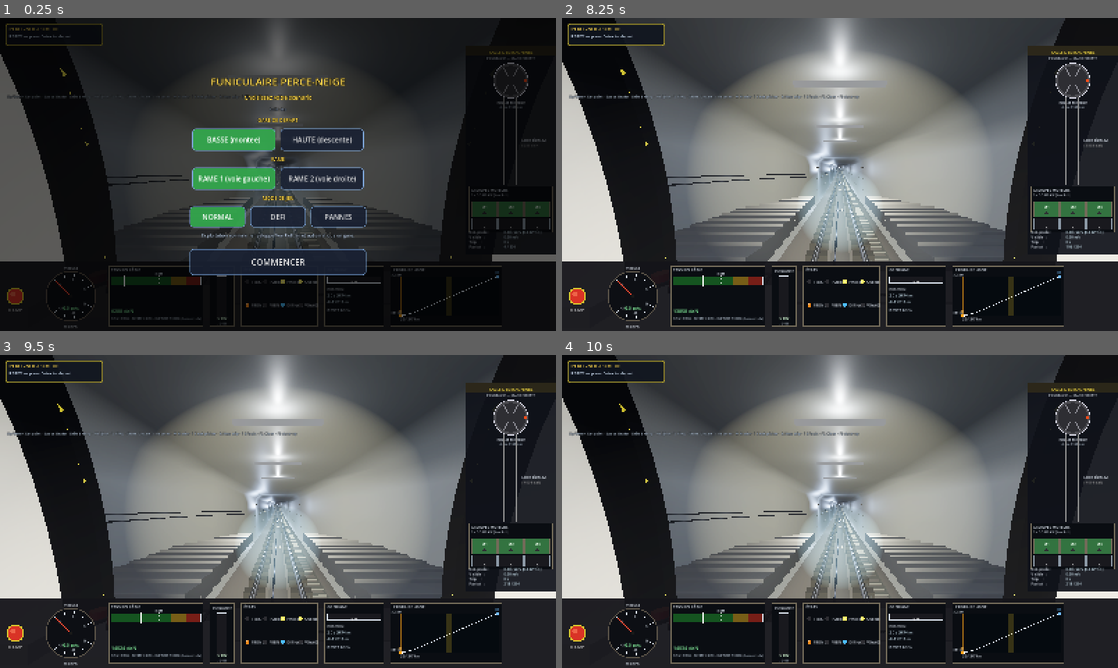
Above: before the commit, frames 1-4 (two rows, left to right).
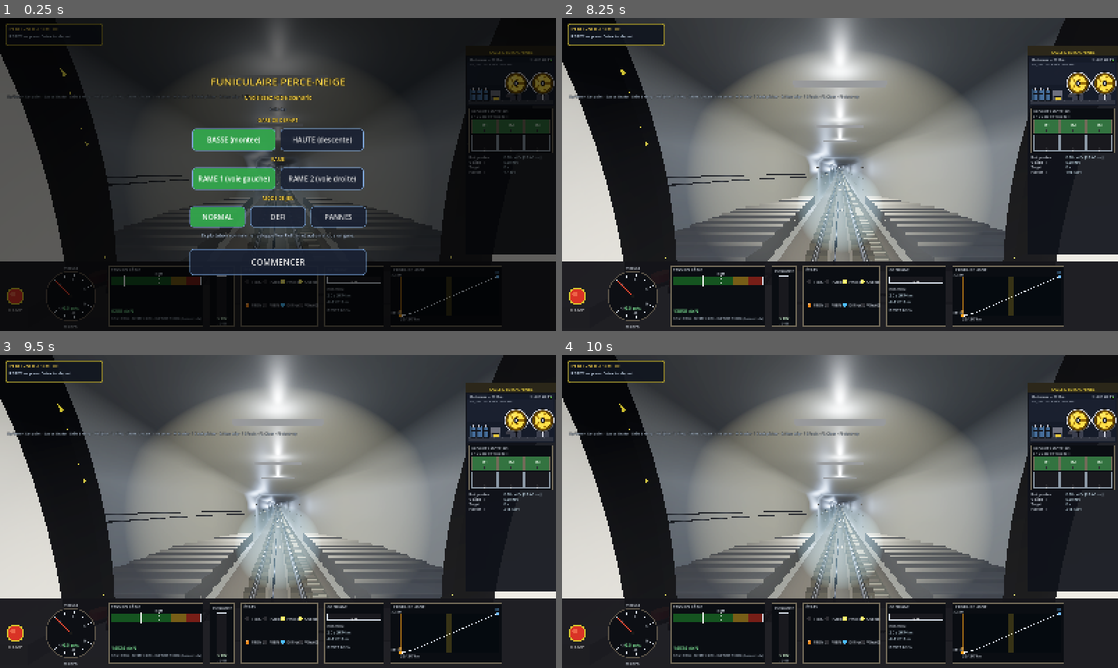
Above: after the commit, the same moments.

Repository: ARP273-ROSE/perce-neige-sim
Game: Godot game, scene res://scenes/main.tscn
The game is run twice, just before and just after one commit, with the same random seed, the same clock (stepped at 60 frames per second) and the same inputs. Sound files missing from this copy of the repository are replaced by a short silence.
Inputs (mouse positions are in pixels of both pictures, inside the frame that each line leads up to):
- Up to frame 1 (0.25 s): no input
- Up to frame 2 (8.25 s): click "NORMAL" at 0.5 s; click "NORMAL" at 1.25 s; click "BASSE (montee)" at 2 s; click "HAUTE (descente)" at 2.75 s; click "RAME 1 (voie gauche)" at 3.5 s; click "RAME 2 (voie droite)" at 4.25 s; click "DEFI" at 5 s; click "NORMAL" at 5.75 s; click "PANNES" at 6.5 s; click "NORMAL" at 7.25 s; click "COMMENCER" at 8 s
- Up to frame 3 (9.5 s): tap Enter (ready_depart) at 8.75 s; move the mouse to (400, 495) at 8.77 s; hold Up (speed_up) from 8.78 s (still down); tap Shift (emergency) at 8.85 s; click (400, 495) at 8.92 s
- Up to frame 4 (10 s): release Up (speed_up) at 9.5 s; tap Enter (ready_depart) at 9.5 s; drag from (728, 527) to (812, 574) at 9.52 s

The runs differ from the first frame. In frame 1, 2.7% of the frame differs, in the area x 84-100%, y 12-74%; in frame 2, 3.5%; in frame 3, 3.5%; in frame 4, 3.5%.

Commit message:
PWA : salle des machines refondue comme celle du PC
Vue en coupe de la machinerie de la gare amont portee de
_draw_motor_room : 3 moteurs DC teintes par la charge, reducteur, arbre,
deux poulies jaunes Von Roll (motrice + deviation) tournant a omega = v/r
et s'inversant a la descente, cable en huit avec repere qui defile, LED de
puissance, lectures diametre / tr/min / vitesse cable ; groupes moteurs et
lectures en dessous.

Diff:
--- a/godot_project/scripts/machine_room_panel.gd
+++ b/godot_project/scripts/machine_room_panel.gd
@@ -1,20 +1,30 @@
 class_name MachineRoomPanel
 extends Control
-## Panneau "salle des machines" — colonne de droite (260×600).
-## Schéma visuel temps réel de l'installation Von Roll en gare amont :
-##   - Poulie motrice ∅4160mm (rotation animée)
-##   - Câble Fatzer ∅52mm (2 brins, tension affichée)
-##   - 3 moteurs DC 800kW (groupe 1/2/3, état + puissance par groupe)
-##   - Indicateurs : ω rad/s, V cabine, T daN, P_total kW
+## Panneau « salle des machines » — colonne de droite.
+##
+## Refonte 2026-09-27 (retour d'essai : « comme la représentation du PC,
+## avec les deux roues jaunes qui tournent et tout ») : vue en coupe de la
+## machinerie de la gare amont, portée de _draw_motor_room du programme PC —
+## 3 moteurs DC teintés par la charge, réducteur, arbre, DEUX POULIES JAUNES
+## Von Roll (motrice + déviation) qui tournent à ω = v / r et s'inversent à
+## la descente, câble en huit qui les enlace avec un repère qui défile, LED de
+## puissance, lectures ∅ / tr/min / vitesse câble. En dessous : les trois
+## groupes moteurs avec leurs barres de puissance, puis rotation, vitesse
+## câble, temps de trajet et passagers.
 
 @export var panel_width: float = 260.0
 @export var bg_color: Color = Color(0.06, 0.07, 0.10, 0.92)
 @export var bezel_color: Color = Color(0.45, 0.42, 0.35)
 @export var label_color: Color = Color(0.85, 0.88, 0.92)
 
+const SHEAVE_R_M: float = 2.1          # rayon réel des poulies (∅ 4,2 m)
+const ROOM_W_REF: float = 272.0        # largeur de référence du dessin PC
+const ROOM_H_REF: float = 150.0        # hauteur de référence du dessin PC
+
 var physics: TrainPhysics = null
 var fault_manager: FaultManager = null
 var _pulley_angle: float = 0.0
+var _redraw_accum: float = 0.0
 
 
 func _ready() -> void:
@@ -37,14 +47,11 @@
 
 # Redraw à ~15 Hz (cf. cockpit_panel) — l'angle de poulie continue de
 # s'intégrer à chaque frame pour rester exact, seul l'affichage est throttlé.
-var _redraw_accum: float = 0.0
-
-
 func _process(delta: float) -> void:
 	if physics != null:
-		# Anime la poulie motrice : ω = v / r_pulley (radius 2.08m)
-		var omega: float = physics.v / 2.08
-		_pulley_angle += omega * delta * float(physics.direction)
+		# Les deux poulies tournent à ω = v / r (r = 2,1 m) et s'inversent
+		# avec le sens de marche : c'est le même câble.
+		_pulley_angle += physics.v / SHEAVE_R_M * delta * float(physics.direction)
 	_redraw_accum += delta
 	if _redraw_accum >= 1.0 / 15.0:
 		_redraw_accum = 0.0
@@ -57,83 +64,209 @@
 	var w: float = size.x
 	var h: float = size.y
 
-	# Fond + bezel
+	# Fond + bezel + bandeau doré
 	draw_rect(Rect2(Vector2.ZERO, Vector2(w, h)), bg_color, true)
 	draw_rect(Rect2(Vector2.ZERO, Vector2(w, h)), bezel_color, false, 2.0)
-	# Header doré
 	draw_rect(Rect2(Vector2.ZERO, Vector2(w, 28.0)), Color(0.18, 0.16, 0.10, 0.92), true)
 	_draw_text_center(Vector2(w * 0.5, 18.0), "SALLE DES MACHINES", 12, Color(0.95, 0.85, 0.25))
-	_draw_text_center(Vector2(w * 0.5, 36.0), "PANORAMIC — GRANDE MOTTE", 9, Color(0.75, 0.78, 0.82))
-
-	# 1. Poulie motrice (top, ∅4160mm)
-	var pulley_cx: float = w * 0.50
-	var pulley_cy: float = 100.0
-	var pulley_r: float = 50.0
-	_draw_pulley(pulley_cx, pulley_cy, pulley_r)
-
-	# 2. Câble (2 brins descendants depuis la poulie)
-	var cable_top_y: float = pulley_cy + pulley_r
-	var cable_bot_y: float = h - 200.0
-	var cable_left_x: float = pulley_cx - 18.0
-	var cable_right_x: float = pulley_cx + 18.0
-	var t_cur: float = physics.tension_dan_disp
-	# Le nominal (22 500) est la tension de SERVICE — le câble ne passe
-	# orange qu'à l'ALERTE (28 000) et rouge en zone rouge (35 000).
-	var cable_color: Color = Color(0.55, 0.55, 0.55)
-	if t_cur >= PNConstants.T_RED_DAN:
-		cable_color = Color(1.0, 0.30, 0.20)
-	elif t_cur >= PNConstants.T_WARN_DAN:
-		cable_color = Color(1.0, 0.80, 0.30)
-	# Ligne brin gauche (vers cabine 1)
-	draw_line(Vector2(cable_left_x, cable_top_y), Vector2(cable_left_x, cable_bot_y), cable_color, 4.0)
-	# Ligne brin droite (vers cabine 2)
-	draw_line(Vector2(cable_right_x, cable_top_y), Vector2(cable_right_x, cable_bot_y), cable_color, 4.0)
-	# Annotation tension
-	_draw_text(Vector2(pulley_cx + 30.0, (cable_top_y + cable_bot_y) * 0.5),
-		"Cable diam. 52", 10, label_color)
-	_draw_text(Vector2(pulley_cx + 30.0, (cable_top_y + cable_bot_y) * 0.5 + 15.0),
-		"%.0f daN" % t_cur, 11, cable_color)
-
-	# 3. Bloc des 3 moteurs DC en bas
-	_draw_motor_bank(10.0, h - 195.0, w - 20.0, 130.0)
-
-	# 4. Stats résumées (encart bas)
-	var stats_y: float = h - 60.0
-	_draw_text(Vector2(10.0, stats_y), "Rot. poulie :", 10, label_color)
-	var omega: float = physics.v / 2.08
+
+	# 1. Vue en coupe de la machinerie (portée du PC)
+	var room_w: float = w - 8.0
+	var room: Rect2 = Rect2(Vector2(4.0, 32.0), Vector2(room_w, ROOM_H_REF * room_w / ROOM_W_REF))
+	_draw_room(room)
+
+	# 2. Bloc des 3 groupes moteurs
+	var y_bank: float = room.end.y + 8.0
+	var bank_h: float = minf(130.0, maxf(90.0, h - y_bank - 70.0))
+	_draw_motor_bank(10.0, y_bank, w - 20.0, bank_h)
+
+	# 3. Lectures
+	var stats_y: float = y_bank + bank_h + 16.0
+	if stats_y + 44.0 > h:
+		return
+	var omega: float = absf(physics.v) / SHEAVE_R_M
+	_draw_text(Vector2(10.0, stats_y), "Rot. poulies :", 10, label_color)
 	_draw_text(Vector2(110.0, stats_y), "%.2f rad/s  (%.1f tr/min)" %
-		[absf(omega), absf(omega) * 60.0 / TAU], 10, Color(0.85, 0.95, 1.0))
+		[omega, omega * 60.0 / TAU], 10, Color(0.85, 0.95, 1.0))
 	_draw_text(Vector2(10.0, stats_y + 14.0), "V câble   :", 10, label_color)
 	_draw_text(Vector2(110.0, stats_y + 14.0), "%.2f m/s" % absf(physics.v), 10, Color(0.85, 0.95, 1.0))
-	_draw_text(Vector2(10.0, stats_y + 28.0), "Trip      :", 10, label_color)
-	_draw_text(Vector2(110.0, stats_y + 28.0),
-		"%.0f s" % physics.trip_time, 10, Color(0.85, 0.95, 1.0))
+	_draw_text(Vector2(10.0, stats_y + 28.0), "Trajet    :", 10, label_color)
+	_draw_text(Vector2(110.0, stats_y + 28.0), "%.0f s" % physics.trip_time, 10, Color(0.85, 0.95, 1.0))
 	_draw_text(Vector2(10.0, stats_y + 42.0), "Pax tot   :", 10, label_color)
 	_draw_text(Vector2(110.0, stats_y + 42.0),
 		"%d / %d" % [physics.pax(), PNConstants.PAX_MAX], 10, Color(0.85, 0.95, 1.0))
 
 
-func _draw_pulley(cx: float, cy: float, r: float) -> void:
-	# Hub central (axe)
-	draw_circle(Vector2(cx, cy), r * 0.16, Color(0.12, 0.12, 0.12))
-	# Disque principal
-	draw_circle(Vector2(cx, cy), r, Color(0.30, 0.30, 0.32))
-	# Bord brillant
-	draw_circle(Vector2(cx, cy), r, Color(0.85, 0.85, 0.90), false, 2.0)
-	# Disque intérieur plus sombre
-	draw_circle(Vector2(cx, cy), r * 0.85, Color(0.18, 0.18, 0.20))
-	# 6 rayons (rotation animée)
-	for i in range(6):
-		var ang: float = _pulley_angle + float(i) * TAU / 6.0
-		var p1: Vector2 = Vector2(cx + cos(ang) * r * 0.20, cy + sin(ang) * r * 0.20)
-		var p2: Vector2 = Vector2(cx + cos(ang) * r * 0.85, cy + sin(ang) * r * 0.85)
-		draw_line(p1, p2, Color(0.55, 0.55, 0.58), 3.0)
-	# Marqueur de rotation (dot rouge sur la jante)
-	var marker_ang: float = _pulley_angle
-	draw_circle(Vector2(cx + cos(marker_ang) * r * 0.85, cy + sin(marker_ang) * r * 0.85), 5.0, Color(1.0, 0.30, 0.10))
-	# Label dimensions
-	_draw_text_center(Vector2(cx, cy + r + 14.0), "POULIE MOTRICE", 10, label_color)
-	_draw_text_center(Vector2(cx, cy + r + 26.0), "diam. 4160 mm", 9, Color(0.65, 0.70, 0.75))
+## Vue en coupe de la machinerie : port fidèle de _draw_motor_room (PC),
+## toutes les cotes à l'échelle k = largeur / 272.
+func _draw_room(rect: Rect2) -> void:
+	var k: float = rect.size.x / ROOM_W_REF
+	var x0: float = rect.position.x
+	var y0: float = rect.position.y
+	draw_rect(rect, Color(22.0 / 255.0, 28.0 / 255.0, 42.0 / 255.0, 0.94), true)
+	draw_rect(rect, bezel_color, false, 1.5)
+	# lueur de fond (mur de béton)
+	draw_rect(Rect2(x0 + 2.0, y0 + 16.0, rect.size.x - 4.0, rect.size.y * 0.45),
+		Color(32.0 / 255.0, 38.0 / 255.0, 54.0 / 255.0, 0.45), true)
+
+	# En-tête et lectures
+	var dim: Color = Color(0.62, 0.66, 0.72)
+	_draw_text(Vector2(x0 + 8.0, y0 + 12.0), "Machinerie — 3032 m", 9, label_color)
+	_draw_text_right(Vector2(rect.end.x - 8.0, y0 + 12.0), "3 × 800 kW DC", 9, label_color)
+	var v_abs: float = absf(physics.v)
+	var rpm: float = v_abs / (TAU * SHEAVE_R_M) * 60.0
+	_draw_text(Vector2(x0 + 8.0, y0 + 25.0), "∅ 4,2 m   %5.1f tr/min   v %4.1f m/s" % [rpm, v_abs], 8, dim)
+
+	# Sol de la machinerie, hachuré
+	var floor_y: float = rect.end.y - 16.0 * k
+	draw_rect(Rect2(x0 + 4.0, floor_y, rect.size.x - 8.0, 12.0 * k), Color(48.0 / 255.0, 52.0 / 255.0, 64.0 / 255.0), true)
+	draw_rect(Rect2(x0 + 4.0, floor_y, rect.size.x - 8.0, 12.0 * k), Color(18.0 / 255.0, 18.0 / 255.0, 22.0 / 255.0), false, 1.0)
+	for i in range(10):
+		var hx: float = x0 + 6.0 + float(i) * (rect.size.x - 12.0) / 10.0
+		draw_line(Vector2(hx, floor_y + 2.0 * k), Vector2(hx + 4.0 * k, floor_y + 10.0 * k),
+			Color(70.0 / 255.0, 74.0 / 255.0, 86.0 / 255.0), 1.0)
+
+	# Charge → teinte des moteurs (bleu → rouge)
+	var load: float = clampf(physics.power_kw_disp / (PNConstants.P_MAX / 1000.0), 0.0, 1.0)
+	var motor_body: Color = Color((70.0 + 150.0 * load) / 255.0, (110.0 - 55.0 * load) / 255.0,
+		(155.0 - 90.0 * load) / 255.0)
+
+	# 3 moteurs DC côte à côte
+	var m_w: float = 16.0 * k
+	var m_h: float = 36.0 * k
+	for i in range(3):
+		var mx: float = x0 + 10.0 * k + float(i) * (m_w + 4.0 * k)
+		var my: float = floor_y - m_h
+		draw_rect(Rect2(mx + 1.0, my + 2.0, m_w, m_h), Color(6.0 / 255.0, 8.0 / 255.0, 12.0 / 255.0, 0.65), true)
+		draw_rect(Rect2(mx, my, m_w, m_h), motor_body, true)
+		draw_rect(Rect2(mx, my, m_w * 0.35, m_h), motor_body.darkened(0.30), true)
+		draw_rect(Rect2(mx, my, m_w, m_h), Color(15.0 / 255.0, 15.0 / 255.0, 20.0 / 255.0), false, 1.0)
+		for kk in range(5):
+			var fy: float = my + 4.0 * k + float(kk) * 6.0 * k
+			draw_line(Vector2(mx + 2.0, fy), Vector2(mx + m_w - 2.0, fy), Color(18.0 / 255.0, 18.0 / 255.0, 22.0 / 255.0), 1.0)
+		draw_circle(Vector2(mx + m_w * 0.5, my + 1.0), 3.0 * k, Color(190.0 / 255.0, 190.0 / 255.0, 200.0 / 255.0))
+
+	# Réducteur
+	var gx: float = x0 + 74.0 * k
+	var gy: float = floor_y - 30.0 * k
+	var gw: float = 30.0 * k
+	var gh: float = 30.0 * k
+	draw_rect(Rect2(gx, gy, gw, gh), Color(82.0 / 255.0, 85.0 / 255.0, 98.0 / 255.0), true)
+	draw_rect(Rect2(gx, gy, gw, gh * 0.5), Color(110.0 / 255.0, 112.0 / 255.0, 126.0 / 255.0), true)
+	draw_rect(Rect2(gx, gy, gw, gh), Color(18.0 / 255.0, 18.0 / 255.0, 22.0 / 255.0), false, 1.2)
+	for kk in range(4):
+		var ry: float = gy + 5.0 * k + float(kk) * 7.0 * k
+		draw_line(Vector2(gx + 4.0 * k, ry), Vector2(gx + gw - 4.0 * k, ry), Color(25.0 / 255.0, 25.0 / 255.0, 30.0 / 255.0), 1.0)
+	draw_rect(Rect2(gx + 6.0 * k, gy + gh - 8.0 * k, gw - 12.0 * k, 6.0 * k), Color(230.0 / 255.0, 200.0 / 255.0, 60.0 / 255.0), true)
+
+	# Arbre réducteur → poulie motrice
+	var shaft_y: float = gy + gh * 0.5 + 2.0 * k
+	draw_line(Vector2(gx + gw, shaft_y), Vector2(gx + gw + 26.0 * k, shaft_y), Color(150.0 / 255.0, 150.0 / 255.0, 160.0 / 255.0), 4.0 * k)
+
+	# Deux poulies jaunes Von Roll : motrice (P1) et déviation (P2)
+	var R: float = 32.0 * k
+	var cx1: float = x0 + 152.0 * k
+	var cx2: float = cx1 + R * 2.6
+	var cy: float = floor_y - 52.0 * k
+	draw_line(Vector2(gx + gw + 22.0 * k, shaft_y), Vector2(cx1 - R * 0.15, cy), Color(90.0 / 255.0, 92.0 / 255.0, 105.0 / 255.0), 5.0 * k)
+	draw_rect(Rect2(gx + gw + 18.0 * k, shaft_y - 4.0 * k, 10.0 * k, 10.0 * k), Color(60.0 / 255.0, 60.0 / 255.0, 70.0 / 255.0), true)
+
+	# Paliers (derrière les roues)
+	for cx in [cx1, cx2]:
+		var ped: Rect2 = Rect2(cx - 18.0 * k, cy + R * 0.1, 36.0 * k, floor_y - (cy + R * 0.1))
+		draw_rect(ped, Color(60.0 / 255.0, 64.0 / 255.0, 79.0 / 255.0), true)
+		draw_rect(Rect2(ped.position, Vector2(ped.size.x, ped.size.y * 0.5)), Color(80.0 / 255.0, 84.0 / 255.0, 100.0 / 255.0), true)
+		draw_rect(ped, Color(20.0 / 255.0, 20.0 / 255.0, 24.0 / 255.0), false, 1.0)
+		for sx in [-1.0, 1.0]:
+			draw_circle(Vector2(cx + sx * 12.0 * k, ped.end.y - 4.0 * k), 1.5 * k, Color(180.0 / 255.0, 180.0 / 255.0, 190.0 / 255.0))
+
+	# Câble en huit : arc extérieur de P1, croisement, arc extérieur de P2,
+	# croisement — une seule polyligne fermée, tangentes lisses.
+	var cable_r: float = R + 2.0 * k
+	var half_d: float = (cx2 - cx1) * 0.5
+	var shadow: Color = Color(5.0 / 255.0, 5.0 / 255.0, 10.0 / 255.0, 0.8)
+	var core: Color = Color(215.0 / 255.0, 218.0 / 255.0, 228.0 / 255.0)
+	var t_cur: float = physics.tension_dan_disp
+	if t_cur >= PNConstants.T_RED_DAN:
+		core = Color(1.0, 0.30, 0.20)
+	elif t_cur >= PNConstants.T_WARN_DAN:
+		core = Color(1.0, 0.80, 0.30)
+	var pts: PackedVector2Array = PackedVector2Array()
+	if half_d > cable_r * 1.01:
+		var alpha: float = acos(clampf(cable_r / half_d, -1.0, 1.0))
+		var n: int = 40
+		for i in range(n + 1):
+			var th: float = alpha + (TAU - 2.0 * alpha) * float(i) / float(n)
+			pts.append(Vector2(cx1 + cable_r * cos(th), cy + cable_r * sin(th)))
+		for i in range(n + 1):
+			var th2: float = (PI - alpha) - (TAU - 2.0 * alpha) * float(i) / float(n)
+			pts.append(Vector2(cx2 + cable_r * cos(th2), cy + cable_r * sin(th2)))
+		pts.append(pts[0])
+		draw_polyline(pts, shadow, 5.0 * k, true)
+		draw_polyline(pts, core, 2.4 * k, true)
+
+	# Roues par-dessus (elles couvrent l'intérieur de la boucle, seul le
+	# croissant du câble sur la jante reste visible) ; P2 tourne en sens
+	# inverse, comme dans un huit.
+	_draw_bullwheel(cx1, cy, R, _pulley_angle, true, k)
+	_draw_bullwheel(cx2, cy, R, -_pulley_angle, false, k)
+
+	# Brins d'entrée et de sortie, verticaux vers le tunnel (sous le sol)
+	for col_w in [[shadow, 5.0 * k], [core, 2.4 * k]]:
+		draw_line(Vector2(cx1, floor_y + 1.0), Vector2(cx1, cy + cable_r), col_w[0], col_w[1])
+		draw_line(Vector2(cx2, cy + cable_r), Vector2(cx2, floor_y + 1.0), col_w[0], col_w[1])
+
+	# Repère qui défile sur le câble à v = ω · r_câble
+	if pts.size() > 2:
+		var total: float = 0.0
+		for i in range(pts.size() - 1):
+			total += pts[i].distance_to(pts[i + 1])
+		if total > 0.0:
+			var d: float = fposmod(_pulley_angle * cable_r, total)
+			var acc: float = 0.0
+			var mark: Vector2 = pts[0]
+			for i in range(pts.size() - 1):
+				var seg: float = pts[i].distance_to(pts[i + 1])
+				if acc + seg >= d:
+					mark = pts[i].lerp(pts[i + 1], (d - acc) / maxf(seg, 0.001))
+					break
+				acc += seg
+			draw_circle(mark, 3.0 * k, Color(20.0 / 255.0, 20.0 / 255.0, 28.0 / 255.0))
+			draw_arc(mark, 3.0 * k, 0.0, TAU, 16, Color(240.0 / 255.0, 240.0 / 255.0, 245.0 / 255.0), 0.8, true)
+
+	# LED de puissance : vert → rouge avec la charge
+	draw_circle(Vector2(rect.end.x - 12.0 * k, y0 + 12.0 * k), 3.5 * k,
+		Color((100.0 + 155.0 * load) / 255.0, (220.0 - 160.0 * load) / 255.0, 80.0 / 255.0))
+	draw_arc(Vector2(rect.end.x - 12.0 * k, y0 + 12.0 * k), 3.5 * k, 0.0, TAU, 16, Color(10.0 / 255.0, 10.0 / 255.0, 10.0 / 255.0), 1.0, true)
+
+
+## Une poulie Von Roll jaune signal : jante avec gorge, plateau clair,
+## cinq rayons qui tournent (nombre impair contre l'illusion de stroboscope),
+## moyeu ; un bout d'arbre à gauche sur la motrice.
+func _draw_bullwheel(cx: float, cy: float, r: float, angle: float, drive: bool, k: float) -> void:
+	var c: Vector2 = Vector2(cx, cy)
+	draw_circle(Vector2(cx + 1.5 * k, cy + 3.0 * k), r + k, Color(0.0, 0.0, 0.0, 0.6))
+	draw_circle(c, r, Color(225.0 / 255.0, 170.0 / 255.0, 25.0 / 255.0))
+	draw_arc(c, r - 0.75, 0.0, TAU, 64, Color(60.0 / 255.0, 42.0 / 255.0, 0.0), 1.5, true)
+	draw_arc(c, r - 2.6 * k, 0.0, TAU, 64, Color(110.0 / 255.0, 75.0 / 255.0, 0.0), 1.3, true)
+	draw_arc(c, r - 5.0 * k, 0.0, TAU, 64, Color(60.0 / 255.0, 42.0 / 255.0, 0.0), 0.8, true)
+	draw_circle(c, r * 0.82, Color(255.0 / 255.0, 225.0 / 255.0, 75.0 / 255.0))
+	draw_circle(c + Vector2(-r * 0.25, -r * 0.25), r * 0.45, Color(1.0, 0.95, 0.55, 0.35))
+	draw_arc(c, r * 0.82, 0.0, TAU, 64, Color(90.0 / 255.0, 60.0 / 255.0, 5.0 / 255.0), 1.0, true)
+	for kk in range(5):
+		var ang: float = angle + float(kk) * TAU / 5.0
+		var dirv: Vector2 = Vector2(cos(ang), sin(ang))
+		var p1: Vector2 = c + dirv * (r * 0.18)
+		var p2: Vector2 = c + dirv * (r * 0.78)
+		draw_line(p1, p2, Color(140.0 / 255.0, 95.0 / 255.0, 0.0), 4.0 * k, true)
+		draw_line(p1, p2, Color(255.0 / 255.0, 220.0 / 255.0, 60.0 / 255.0), 1.5 * k, true)
+		if kk == 0:
+			draw_circle(p2, 2.0 * k, Color(220.0 / 255.0, 60.0 / 255.0, 40.0 / 255.0))
+	draw_circle(c, r * 0.19, Color(75.0 / 255.0, 78.0 / 255.0, 92.0 / 255.0))
+	draw_arc(c, r * 0.19, 0.0, TAU, 32, Color(18.0 / 255.0, 18.0 / 255.0, 22.0 / 255.0), 1.5, true)
+	draw_circle(c, r * 0.08, Color(200.0 / 255.0, 200.0 / 255.0, 210.0 / 255.0))
+	if drive:
+		draw_rect(Rect2(cx - r - 4.0 * k, cy - 3.0 * k, 6.0 * k, 6.0 * k), Color(160.0 / 255.0, 160.0 / 255.0, 170.0 / 255.0), true)
 
 
 func _draw_motor_bank(x: float, y: float, w: float, h: float) -> void:
@@ -162,27 +295,27 @@
 	var motor_w: float = (w - 24.0) / 3.0
 	for i in range(3):
 		var mx: float = x + 8.0 + float(i) * (motor_w + 4.0)
-		var my: float = y + 44.0
-		var mh: float = h - 50.0
+		var my: float = y + 34.0
+		var mh: float = h - 40.0
 		# Corps moteur (vert Von Roll)
 		var motor_col: Color = Color(0.20, 0.45, 0.25)
 		if (motor_degraded and i == 2) or (motor_thermal and i == 0):
 			motor_col = Color(0.45, 0.20, 0.20)   # rouge si HS
-		draw_rect(Rect2(Vector2(mx, my), Vector2(motor_w, mh * 0.55)), motor_col, true)
-		draw_rect(Rect2(Vector2(mx, my), Vector2(motor_w, mh * 0.55)), bezel_color, false, 1.0)
+		draw_rect(Rect2(Vector2(mx, my), Vector2(motor_w, mh * 0.45)), motor_col, true)
+		draw_rect(Rect2(Vector2(mx, my), Vector2(motor_w, mh * 0.45)), bezel_color, false, 1.0)
 
 		# Label (M1/M2/M3)
-		_draw_text_center(Vector2(mx + motor_w * 0.5, my + 14), "M%d" % (i + 1), 11, Color(0.95, 1.0, 0.95))
+		_draw_text_center(Vector2(mx + motor_w * 0.5, my + 13), "M%d" % (i + 1), 11, Color(0.95, 1.0, 0.95))
 
 		# LED état
 		var led_col: Color = Color(0.20, 0.85, 0.35) if p_per_motor[i] > 0.0 else Color(0.18, 0.18, 0.20)
 		if (motor_degraded and i == 2):
 			led_col = Color(1.0, 0.20, 0.18)
-		draw_circle(Vector2(mx + motor_w * 0.5, my + mh * 0.40), 4.5, led_col)
+		draw_circle(Vector2(mx + motor_w * 0.5, my + mh * 0.33), 4.0, led_col)
 
 		# Mini bar de puissance verticale en bas
-		var bar_y: float = my + mh * 0.55 + 4.0
-		var bar_h: float = mh * 0.40
+		var bar_y: float = my + mh * 0.45 + 4.0
+		var bar_h: float = mh * 0.50
 		draw_rect(Rect2(Vector2(mx, bar_y), Vector2(motor_w, bar_h)), Color(0.10, 0.10, 0.12), true)
 		var p_norm: float = clampf(p_per_motor[i] / 800.0, 0.0, 1.0)
 		var fill_col: Color = Color(0.20, 0.85, 0.35)
@@ -205,6 +338,14 @@
 		draw_string(font, pos, text, HORIZONTAL_ALIGNMENT_LEFT, -1, size_pt, color)
 
 
+func _draw_text_right(pos: Vector2, text: String, size_pt: int, color: Color) -> void:
+	var font: Font = ThemeDB.fallback_font
+	if font == null:
+		return
+	var sz: Vector2 = font.get_string_size(text, HORIZONTAL_ALIGNMENT_LEFT, -1, size_pt)
+	draw_string(font, pos - Vector2(sz.x, 0.0), text, HORIZONTAL_ALIGNMENT_LEFT, -1, size_pt, color)
+
+
 func _draw_text_center(pos: Vector2, text: String, size_pt: int, color: Color) -> void:
 	var font: Font = ThemeDB.fallback_font
 	if font == null:
Not shown, changed: README.md
Not shown, changed: VERSION
